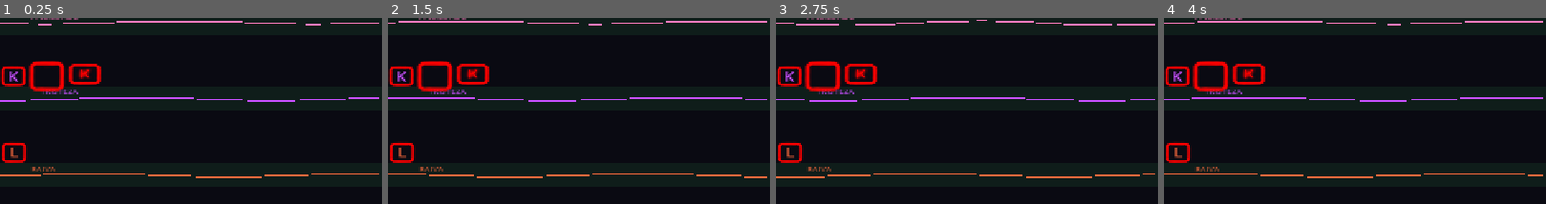
Above: before the commit, frames 1-4 (left to right).
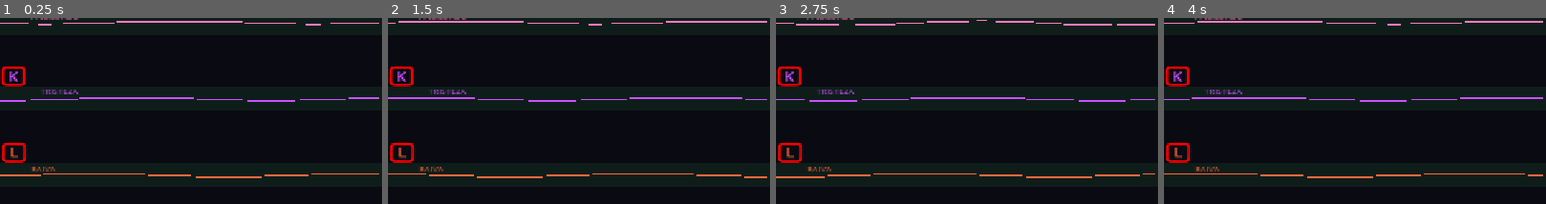
Above: after the commit, the same moments.

Repository: joaopedrogiancolidev/Gamejam42
Game: Godot game, scene res://scenes/Hub.tscn
The game is run twice, just before and just after one commit, with the same random seed, the same clock (stepped at 60 frames per second) and the same inputs. Sound files missing from this copy of the repository are replaced by a short silence.
Inputs:
- Up to frame 1 (0.25 s): no input
- Up to frame 2 (1.5 s): tap Enter at 0.5 s; hold D 0.53-1.28 s; tap J at 0.6 s; tap Space at 0.77 s; hold S from 1.28 s (still down); tap K at 1.35 s
- Up to frame 3 (2.75 s): tap Space at 1.52 s; release S at 2.03 s; hold D from 2.03 s (still down); tap L at 2.1 s
- Up to frame 4 (4 s): tap Enter at 2.85 s; tap Space at 3.02, 3.77 s; release D at 3.53 s; hold S from 3.53 s (still down); tap Keypad Enter at 3.6 s
The pictures show only the part of the screen within x 50-100%, y 32-82%; the shares and areas given below are measured in that part.

The runs differ from the first frame. In frame 1, 1.4% of the frame differs, in the area x 7-27%, y 23-40%; in frame 2, 1.4%; in frame 3, 1.4%; in frame 4, 1.4%.

Commit message:
Remove sprites RedBotton/BottonK soltos (órfãos) do MinigameWaves
Eram duplicados sem ligação com o script (parentados direto na raiz,
fora dos nós Canais/CanalJ|K|L que o script realmente controla) —
ficavam reaparecendo porque nunca tinham sido removidos no commit.

Diff:
--- a/scenes/MinigameWaves.tscn
+++ b/scenes/MinigameWaves.tscn
@@ -2,7 +2,6 @@
 
 [ext_resource type="Script" uid="uid://bwioxoxmq5w73" path="res://scripts/MinigameWaves.gd" id="1_waves"]
 [ext_resource type="AudioStream" uid="uid://bwswl0pgqsgh4" path="res://assets/music/Zeta - RAM.mp3" id="2_xdp1u"]
-[ext_resource type="Texture2D" uid="uid://2l038jrk0kiw" path="res://assets/botton_k.png" id="3_8t1mf"]
 [ext_resource type="Texture2D" uid="uid://dbo6clr7xphim" path="res://assets/red_botton.png" id="3_cln0p"]
 
 [node name="MinigameWaves" type="Node2D" unique_id=1785144148]
@@ -259,13 +258,3 @@
 [node name="SomJ" type="AudioStreamPlayer2D" parent="." unique_id=771193078]
 
 [node name="SomK" type="AudioStreamPlayer2D" parent="." unique_id=245906211]
-
-[node name="RedBotton" type="Sprite2D" parent="." unique_id=170270713]
-position = Vector2(78, 312)
-scale = Vector2(0.2826087, 0.3)
-texture = ExtResource("3_cln0p")
-
-[node name="BottonK" type="Sprite2D" parent="." unique_id=205607523]
-position = Vector2(142.00002, 308)
-scale = Vector2(0.26086956, 0.21086954)
-texture = ExtResource("3_8t1mf")
